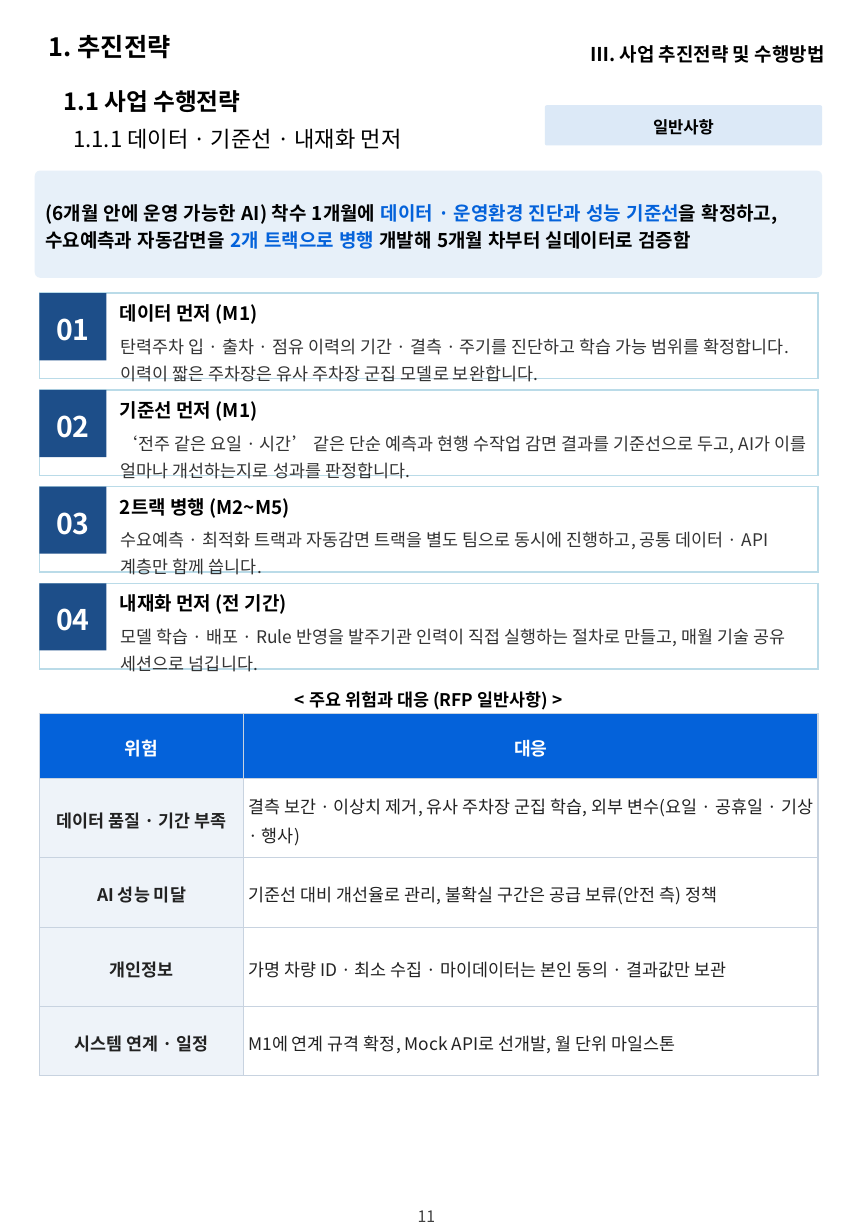
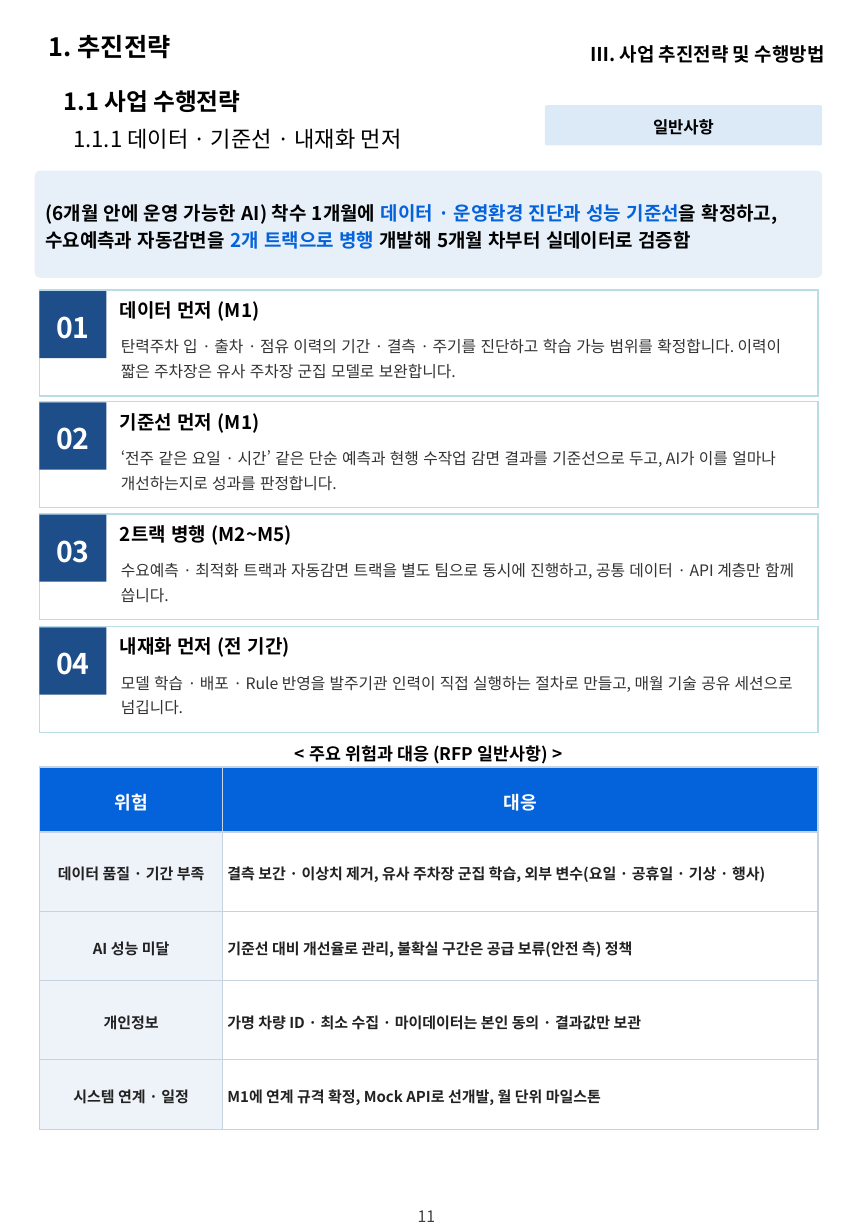
Before and after one commit to hwangsteeve-tech/hbjw, a slide deck: slide 11 of proposals/2026-11_dsit-parking-ai/dsit_proposal.pptx. Drawn at 853x1232 pixels with LibreOffice and Linux fonts; fonts in the diff are those of the drawing; background and template pictures are left out. Boxes give left, top, right and bottom in pixels: in the first picture for what was removed or moved away, otherwise in the second. Text is boxed around its words. In the diff, an @@ line names an element or a change of style, - is before the commit and + after.

```diff
--- a/proposals/2026-11_dsit-parking-ai/dsit_proposal.pptx
+++ b/proposals/2026-11_dsit-parking-ai/dsit_proposal.pptx
@@ rectangle: place and size @@
-rectangle at box(40, 293, 819, 379)
+rectangle at box(40, 290, 819, 396)
@@ rectangle "02": place and size @@
-rectangle "02" at box(40, 390, 107, 457)
+rectangle "02" at box(40, 403, 107, 470)
@@ rectangle: place and size @@
-rectangle at box(40, 390, 819, 475)
+rectangle at box(40, 401, 819, 507)
@@ text "기준선 먼저 (M1)": place and size @@
-text "기준선 먼저 (M1)" at box(120, 401, 258, 421)
+text "기준선 먼저 (M1)" at box(120, 413, 260, 433)
@@ text "‘전주 같은 요일 · 시간’ ...": place and size @@
-text "‘전주 같은 요일 · 시간’ ..." at box(121, 435, 806, 479)
+text "‘전주 같은 요일 · 시간’ ..." at box(121, 450, 776, 491)
@@ rectangle "03": place and size @@
-rectangle "03" at box(40, 487, 107, 554)
+rectangle "03" at box(40, 515, 107, 582)
@@ rectangle: place and size @@
-rectangle at box(40, 487, 819, 572)
+rectangle at box(40, 514, 819, 620)
@@ text "2트랙 병행 (M2~M5)": place and size @@
-text "2트랙 병행 (M2~M5)" at box(120, 498, 290, 518)
+text "2트랙 병행 (M2~M5)" at box(120, 525, 292, 545)
@@ text "수요예측 · 최적화 트랙과 자동감면 ...": place and size @@
-text "수요예측 · 최적화 트랙과 자동감면 ..." at box(121, 531, 768, 575)
+text "수요예측 · 최적화 트랙과 자동감면 ..." at box(121, 563, 794, 602)
@@ rectangle "04": place and size @@
-rectangle "04" at box(40, 583, 107, 651)
+rectangle "04" at box(40, 628, 107, 695)
@@ rectangle: place and size @@
-rectangle at box(40, 583, 819, 669)
+rectangle at box(40, 627, 819, 732)
@@ text "내재화 먼저 (전 기간)": place and size @@
-text "내재화 먼저 (전 기간)" at box(120, 594, 287, 614)
+text "내재화 먼저 (전 기간)" at box(120, 637, 290, 657)
@@ size 11 to 10 pt in 4 elements at box(121, 339, 781, 379), box(121, 450, 776, 491), box(121, 563, 794, 602), box(121, 676, 793, 715) @@
@@ text "모델 학습 · 배포 · ...": place and size @@
-text "모델 학습 · 배포 · ..." at box(121, 628, 785, 672)
+text "모델 학습 · 배포 · ..." at box(121, 676, 793, 715)
@@ text "< 주요 위험과 대응 (RFP ...": place and size @@
-text "< 주요 위험과 대응 (RFP ..." at box(309, 691, 549, 710)
+text "< 주요 위험과 대응 (RFP ..." at box(309, 745, 549, 764)
@@ table: place and size @@
-table at box(40, 713, 819, 1075)
+table at box(40, 767, 818, 1128)
@@ table at box(40, 767, 818, 1128) @@
@@ size 11 to 9.5 pt @@
@@ bold on in "결측 보간 · 이상치 제거, 유사 주차장 ...", "기준선 대비 개선율로 관리, 불확실 구간은 공급 ...", "가명 차량 ID · 최소 수집 · ...", "M1에 연계 규격 확정, Mock API로 선개발, ..." @@
```
Also in this commit, not shown: 28 other slides changed, 3 other files.
